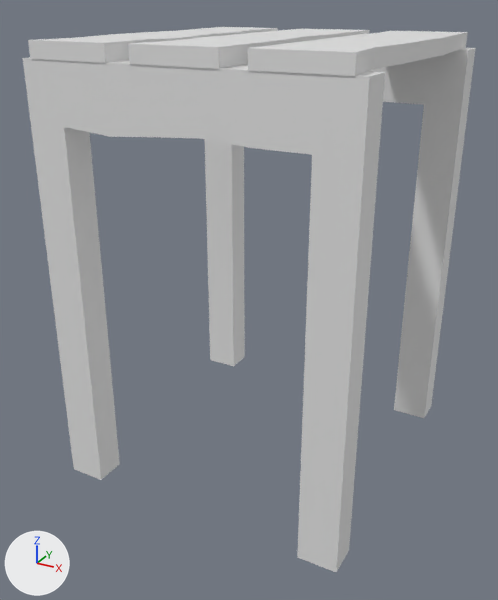
The glTF model Assets/Wooden platform3.glb, before and after one commit.
Camera for both pictures: a 50 mm lens placed at (5.05, -9.92, 0.66), pointed at (-0.19, -0.4, -4.11). Lighting does not change. The marker at lower left points along +X, +Y and +Z. The first picture is the older version. Vertices at exactly the same position are counted once.
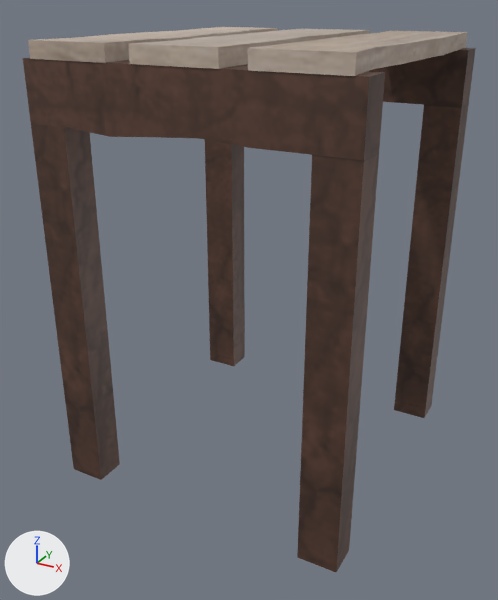
Where the newer file only moved an object's origin or applied its transform, the numbers keep the older frame.

Diff of the bpy script that builds the scene:
```diff
--- a/Assets/Wooden platform3.glb.py
+++ b/Assets/Wooden platform3.glb.py
@@ img_atlas_map_nothing @@
+img_atlas_map_nothing = load_image('atlas-map-nothing', '_unpacked/atlas-map-nothing', 2048, 2048, 'sRGB')
@@ mat_material @@
+mat_material = principled_material('Material')
+mat_material.texture = img_atlas_map_nothing
@@ me_cube_011 @@
 me_cube_011.from_pydata(...)  # 84 vertices, 156 faces; spans x -2.36..2.44, y -2.58..2.58, z -0.12..0.12
+me_cube_011.materials.append(mat_material)  # picture img_atlas_map_nothing
@@ me_cube_012 @@
 me_cube_012.from_pydata(...)  # 64 vertices, 120 faces; spans x -2.52..2.52, y -2.57..2.57, z -0.5..0.45
 # used by ob_cube_009; location = (-0.05, 0.0, -0.57)
+# me_cube_012 part 1: texture (UV) coordinates of 120 of 120 faces, centred in x -2.52..2.52, y -2.57..2.57, z -0.48..0.45, changed; they spanned u 0.12..0.88, v 0.0..1.0 and now span u 0.84..0.98, v 0.66..0.81
+me_cube_012.materials.append(mat_material)  # picture img_atlas_map_nothing
@@ me_cube_013 @@
 me_cube_013.from_pydata(...)  # 72 vertices, 136 faces; spans x -0.32..0.32, y -2.57..2.57, z -3.03..3.03
 # used by ob_cube_010; location = (2.16, 0.0, -4.05)
+# me_cube_013 part 2: texture (UV) coordinates of 136 of 136 faces, centred in x -0.32..0.32, y -2.57..2.57, z -3.03..3.03, changed; they spanned u 0.12..0.88, v 0.0..1.0 and now span u 0.84..0.97, v 0.66..0.81
+me_cube_013.materials.append(mat_material)  # picture img_atlas_map_nothing
@@ me_cube_014 @@
 me_cube_014.from_pydata(...)  # 72 vertices, 136 faces; spans x -0.32..0.32, y -2.57..2.57, z -3.03..3.03
 # used by ob_cube_011; location = (-2.25, 0.0, -4.05)
+# me_cube_014 part 3: texture (UV) coordinates of 136 of 136 faces, centred in x -0.32..0.32, y -2.57..2.57, z -3.03..3.03, changed; they spanned u 0.12..0.88, v 0.0..1.0 and now span u 0.84..0.96, v 0.66..0.8
+me_cube_014.materials.append(mat_material)  # picture img_atlas_map_nothing
```

Where the change shows, as pixel boxes (x1, y1, x2, y2) in the pictures (498 x 600 px):
'Cube.010', recoloured, surface changed (white to brown)
    both: (297, 104, 469, 572)
'Cube.009', recoloured, surface changed (white to brown)
    both: (23, 48, 476, 160)
'Cube.011', recoloured, surface changed (white to brown)
    both: (31, 124, 245, 480)
'Cube.008', recoloured (darker)
    both: (28, 27, 468, 76)
